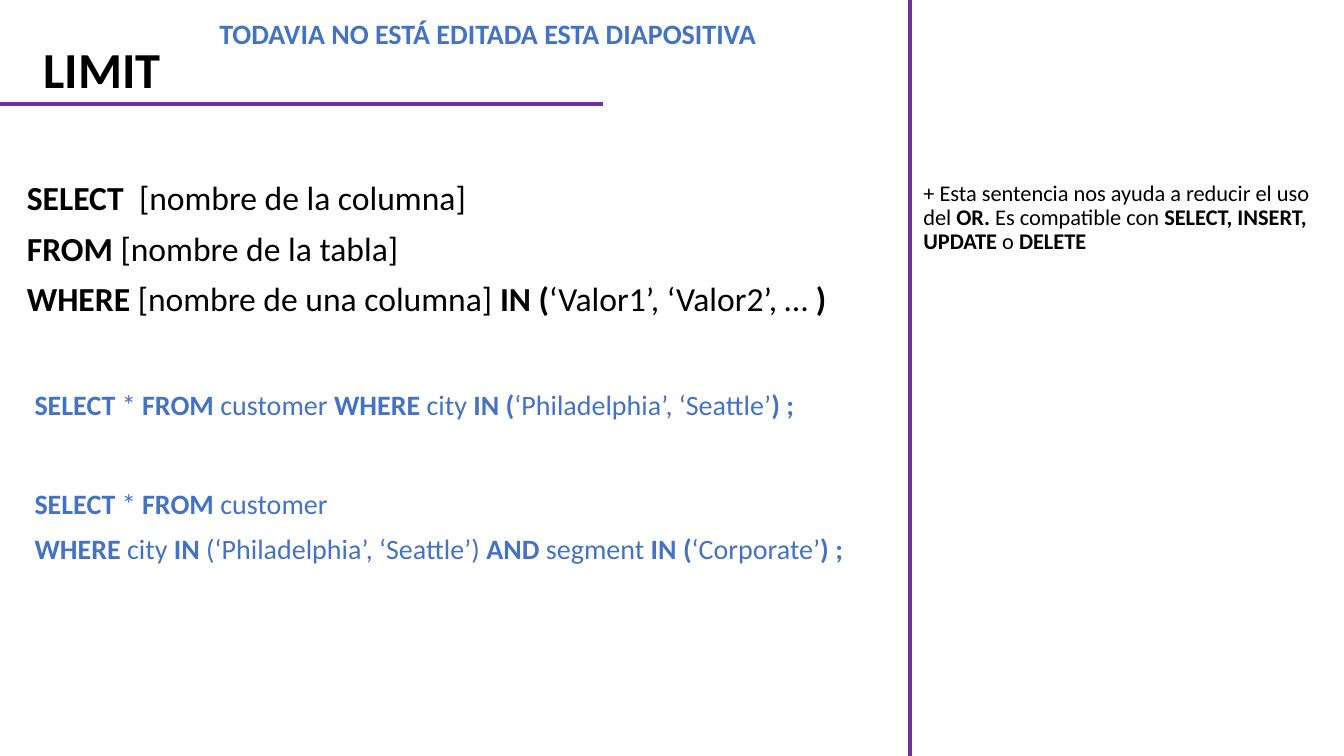
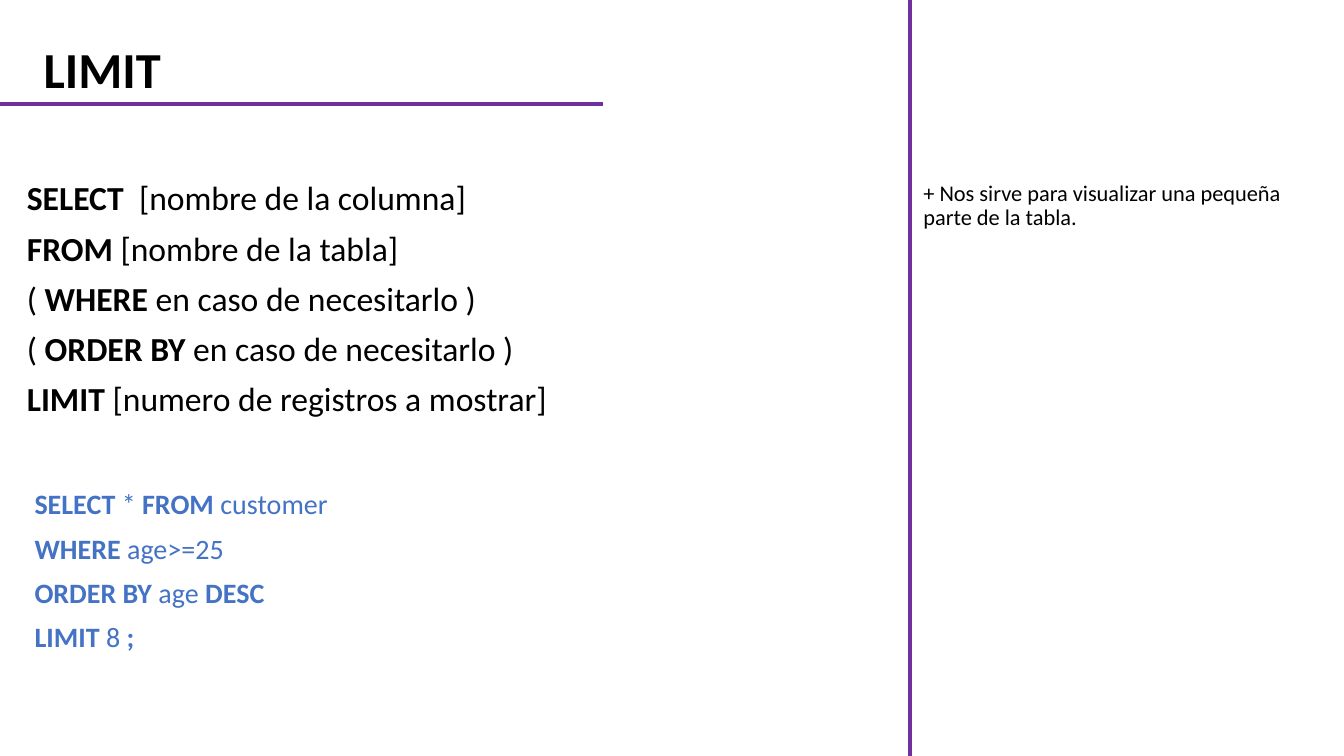
Before and after one commit to CarlosCamposs/Curso-AABD_SQL, a slide deck: slide 19 of Curso AABD-SQL (Notas).pptx. Drawn at 1344x756 pixels with LibreOffice and Linux fonts; fonts in the diff are those of the drawing. Boxes give left, top, right and bottom in pixels: in the first picture for what was removed or moved away, otherwise in the second. Text is boxed around its words. In the diff, an @@ line names an element or a change of style, - is before the commit and + after.

```diff
--- a/Curso AABD-SQL (Notas).pptx
+++ b/Curso AABD-SQL (Notas).pptx
@@ text removed at bbox=[219, 20, 756, 44] @@
-TODAVIA NO ESTÁ EDITADA ESTA DIAPOSITIVA
@@ text at bbox=[923, 185, 1281, 229]: text changed @@
-+ Esta sentencia nos ayuda a reducir el uso del OR. Es compatible con SELECT, INSERT, UPDATE o DELETE
++ Nos sirve para visualizar una pequeña parte de la tabla.
@@ subtitle at bbox=[27, 287, 547, 417]: text changed @@
-WHERE [nombre de una columna] IN (‘Valor1’, ‘Valor2’, … )
+( WHERE en caso de necesitarlo )
+( ORDER BY en caso de necesitarlo )
+LIMIT [numero de registros a mostrar]
@@ text removed at bbox=[35, 394, 780, 420] @@
-SELECT * FROM customer WHERE city IN (‘Philadelphia’, ‘Seattle’) ;
@@ text at bbox=[35, 541, 264, 647]: text changed; bold on @@
-WHERE city IN (‘Philadelphia’, ‘Seattle’) AND segment IN (‘Corporate’) ;
+WHERE age>=25
+ORDER BY age DESC
+LIMIT 8 ;
```
Also in this commit, not shown: 1 other slide changed, 6 slides added, 1 slide removed.
